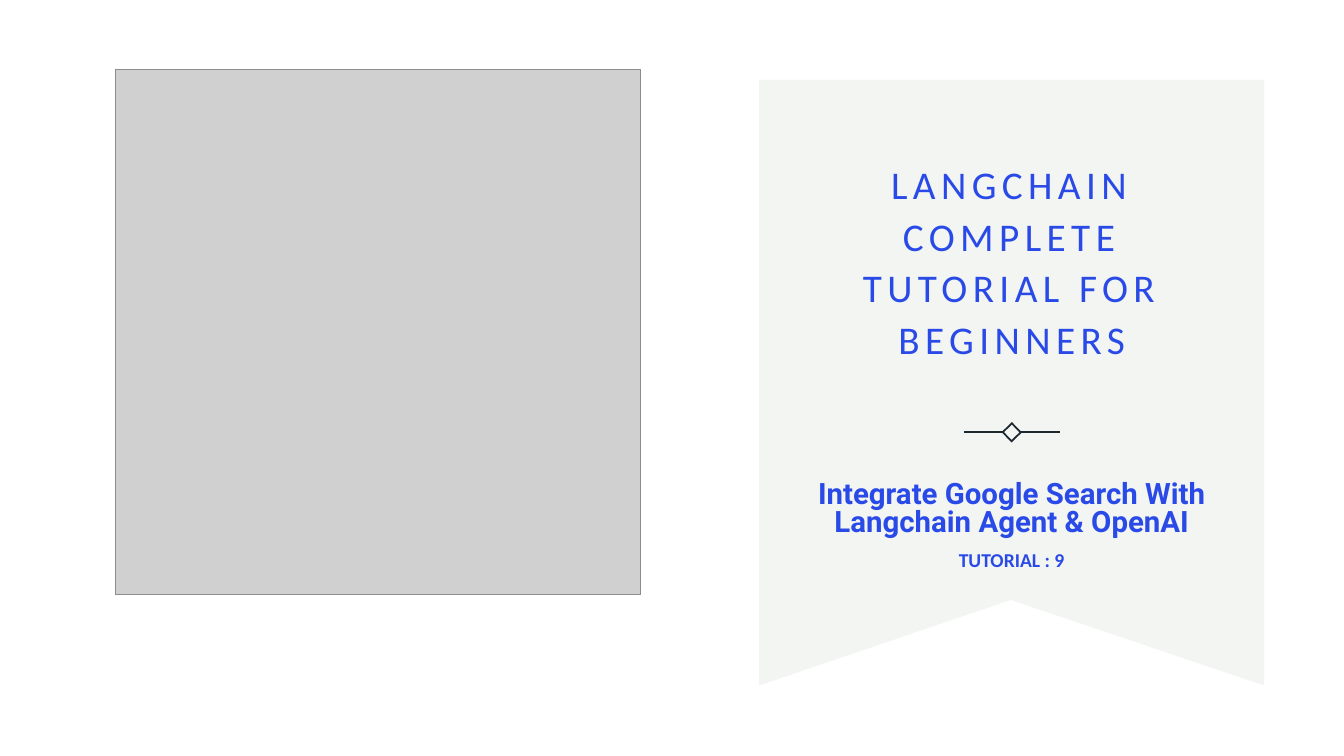
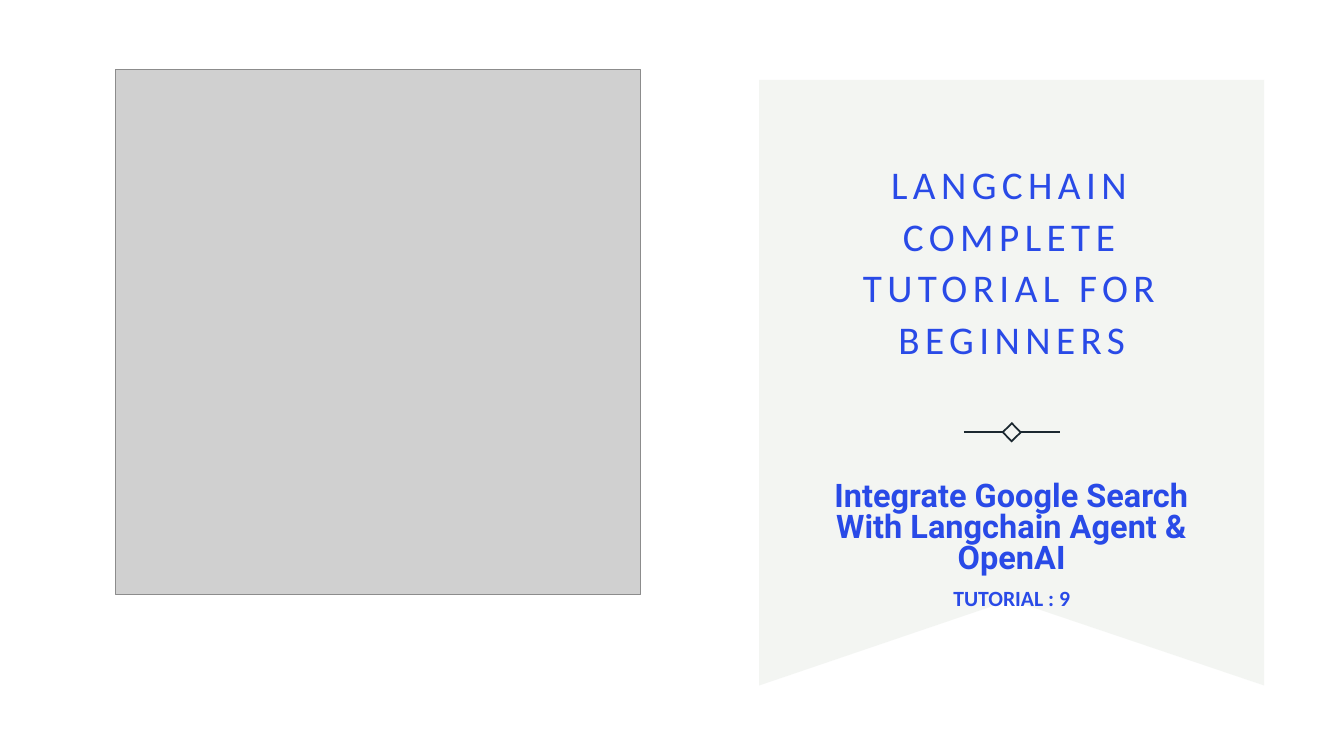
Before and after one commit to ronidas39/LLMtutorial, a slide deck: slide 1 of tutorial9/tutorial9.pptx. Drawn at 1344x756 pixels with LibreOffice and Linux fonts; fonts in the diff are those of the drawing; grey boxes stand for pictures; background and template pictures are left out. Boxes give left, top, right and bottom in pixels: in the first picture for what was removed or moved away, otherwise in the second. Text is boxed around its words. In the diff, an @@ line names an element or a change of style, - is before the commit and + after.

Commit message:
tutorial9

```diff
--- a/tutorial9/tutorial9.pptx
+++ b/tutorial9/tutorial9.pptx
@@ subtitle "Integrate Google Search With Langchain ..." at (834, 482, 1188, 606): size 21 to 23.2 pt in "Integrate Google Search With Langchain Agent & ..."; size 14 to 15.5 pt in "TUTORIAL : 9" @@
```
Also in this commit, not shown: 1 other slide changed, 1 other file.
